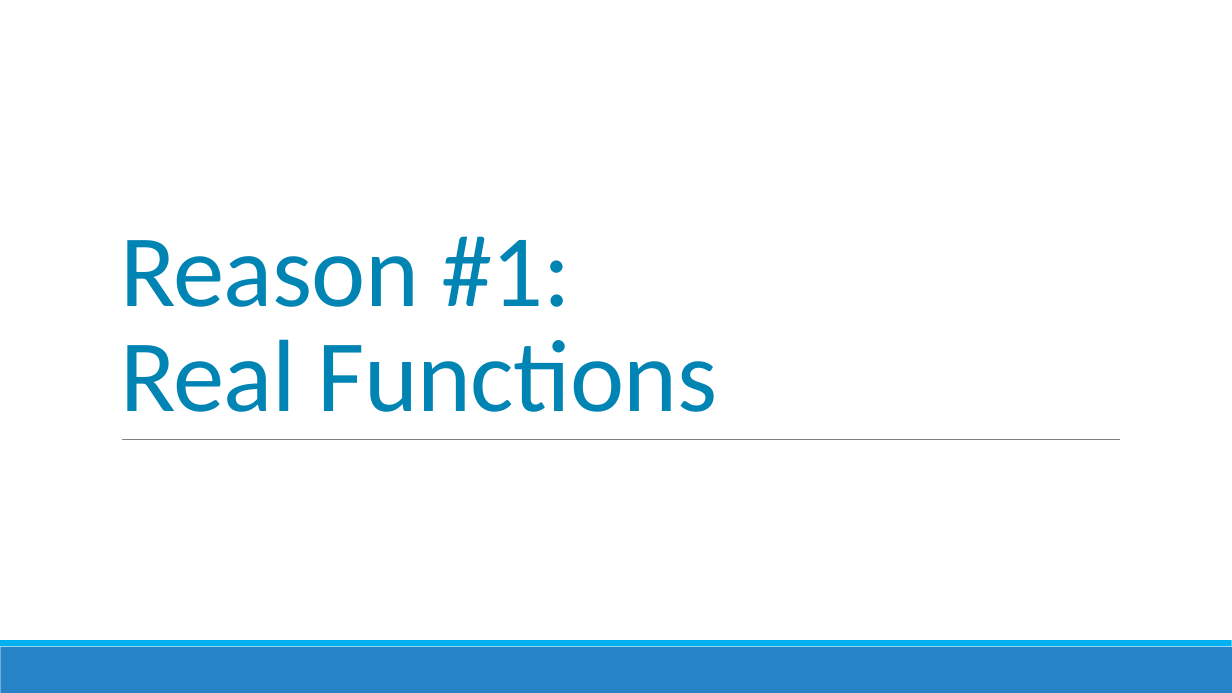
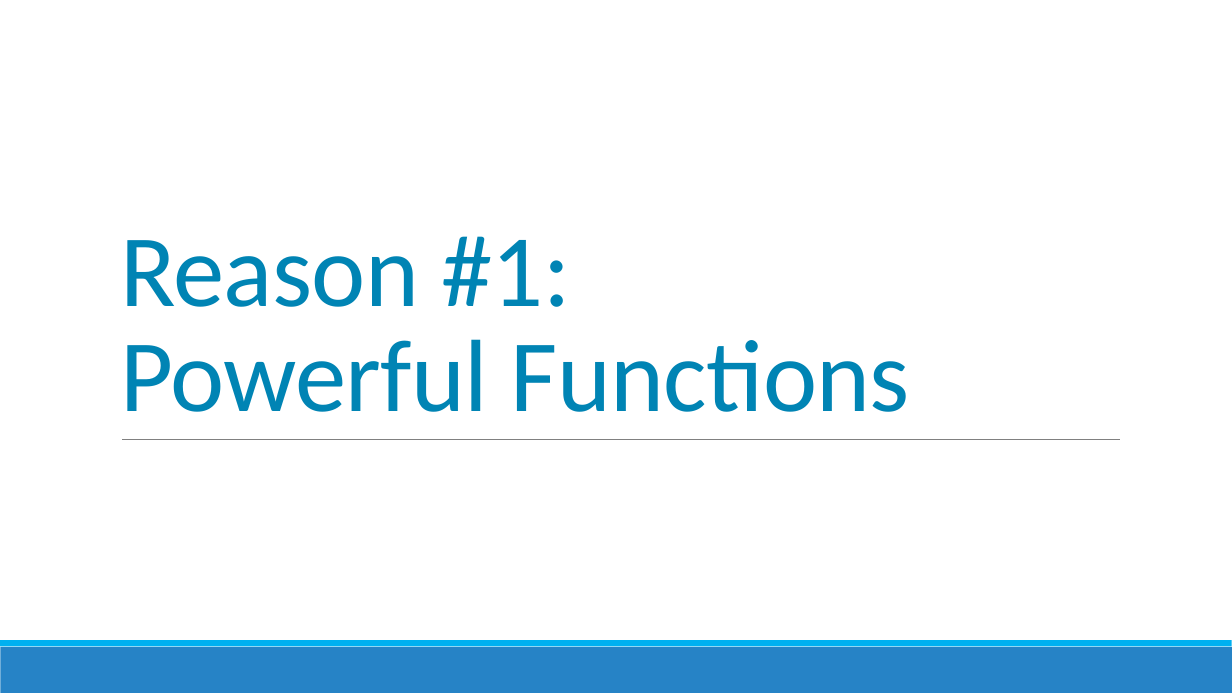
Before and after one commit to jorgef/fivereasons, a slide deck: slide 5 of FiveReasons.pptx. Drawn at 1232x693 pixels with LibreOffice and Linux fonts; fonts in the diff are those of the drawing. Boxes give left, top, right and bottom in pixels: in the first picture for what was removed or moved away, otherwise in the second. Text is boxed around its words. In the diff, an @@ line names an element or a change of style, - is before the commit and + after.

```diff
--- a/FiveReasons.pptx
+++ b/FiveReasons.pptx
@@ title at (120, 236, 910, 412): text changed @@
-Reason #1:
-Real Functions
+Reason #1:
+Powerful Functions
```
Also in this commit, not shown: 19 other slides changed.
